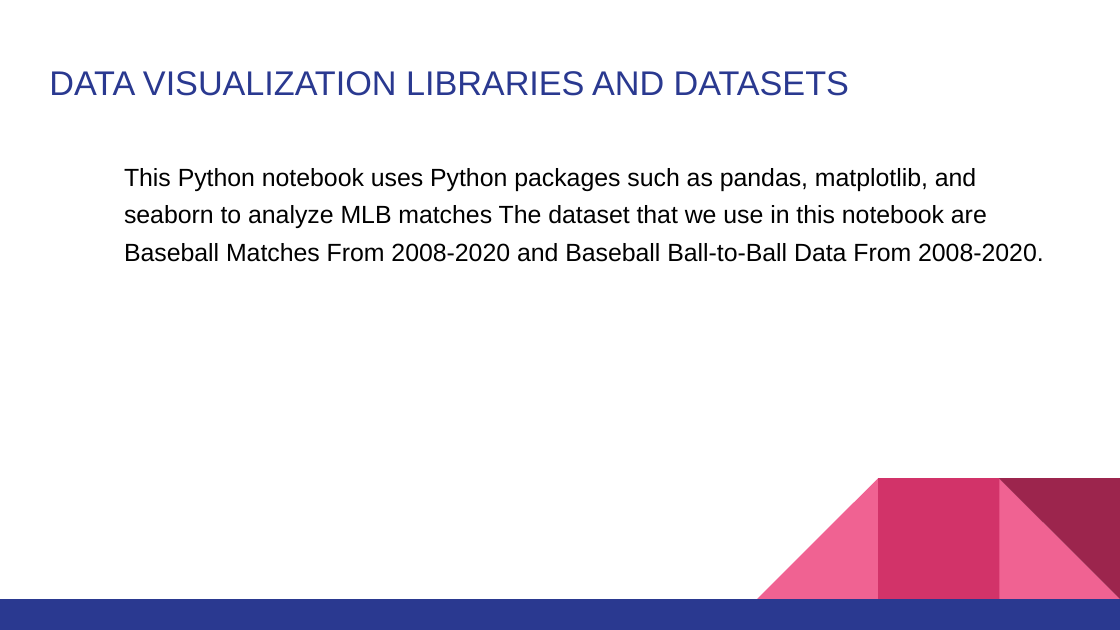
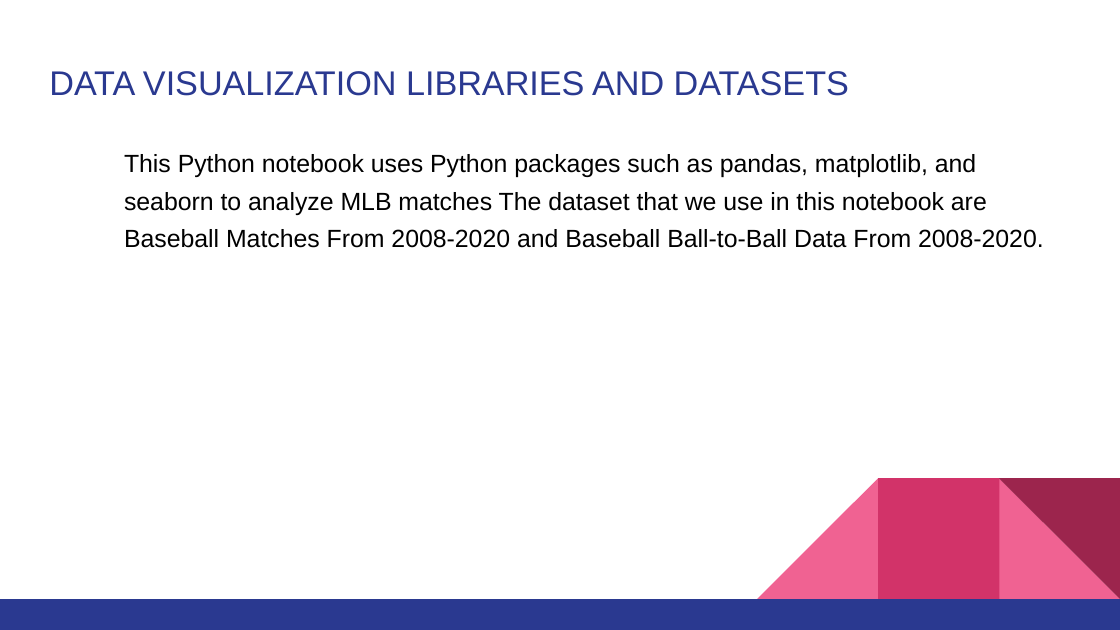
Before and after one commit to ChrisOspina/Python-Midterm-Project, a slide deck: slide 6 of MLB Presentation.pptx. Drawn at 1120x630 pixels with LibreOffice and Linux fonts; fonts in the diff are those of the drawing; background and template pictures are left out. Boxes give left, top, right and bottom in pixels: in the first picture for what was removed or moved away, otherwise in the second. Text is boxed around its words. In the diff, an @@ line names an element or a change of style, - is before the commit and + after.

```diff
--- a/MLB Presentation.pptx
+++ b/MLB Presentation.pptx
@@ text "This Python notebook uses Python ...": place and size @@
-text "This Python notebook uses Python ..." at box(124, 168, 1044, 262)
+text "This Python notebook uses Python ..." at box(124, 154, 1044, 248)
```
Also in this commit, not shown: 5 other slides changed, 4 other files.
